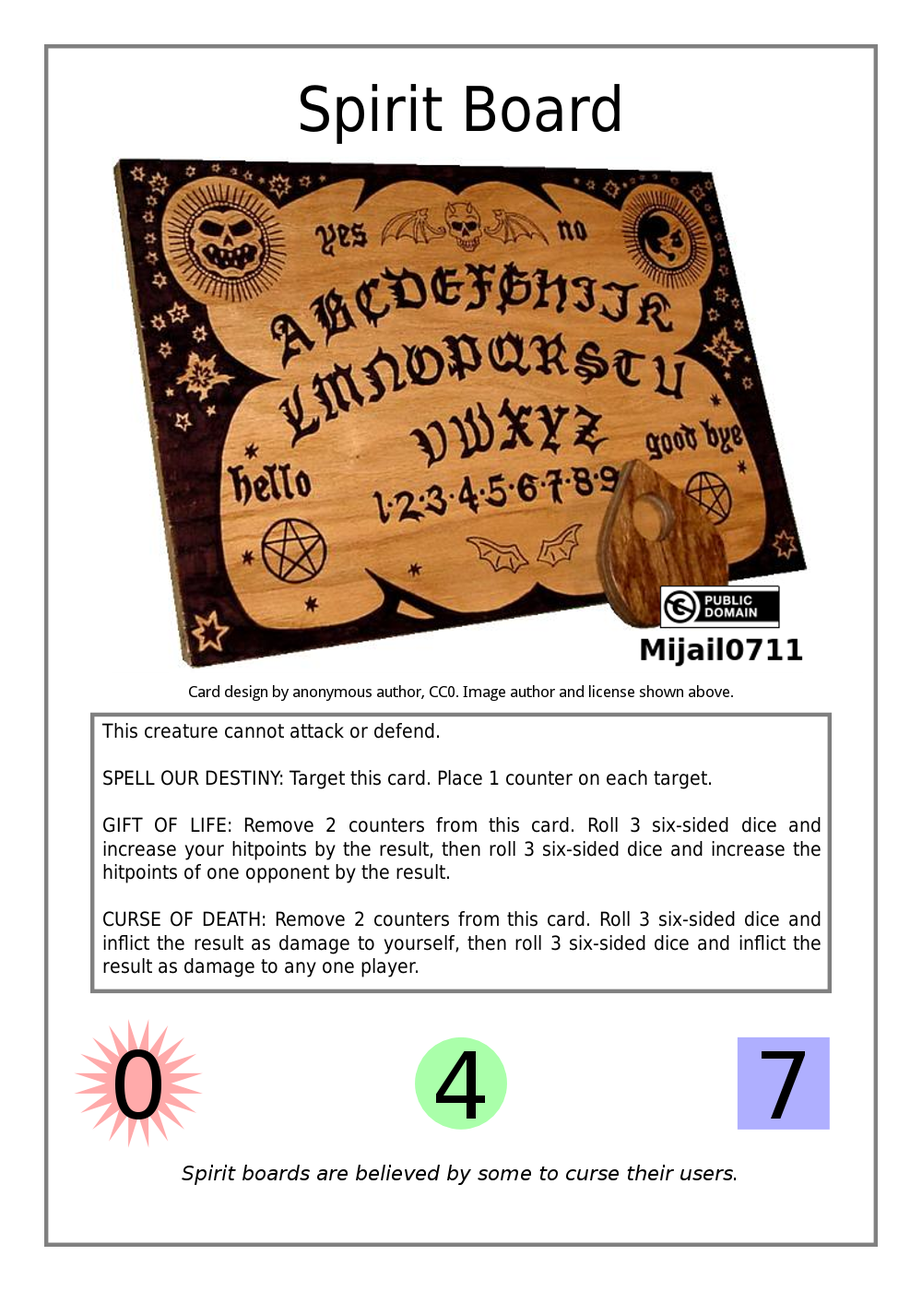
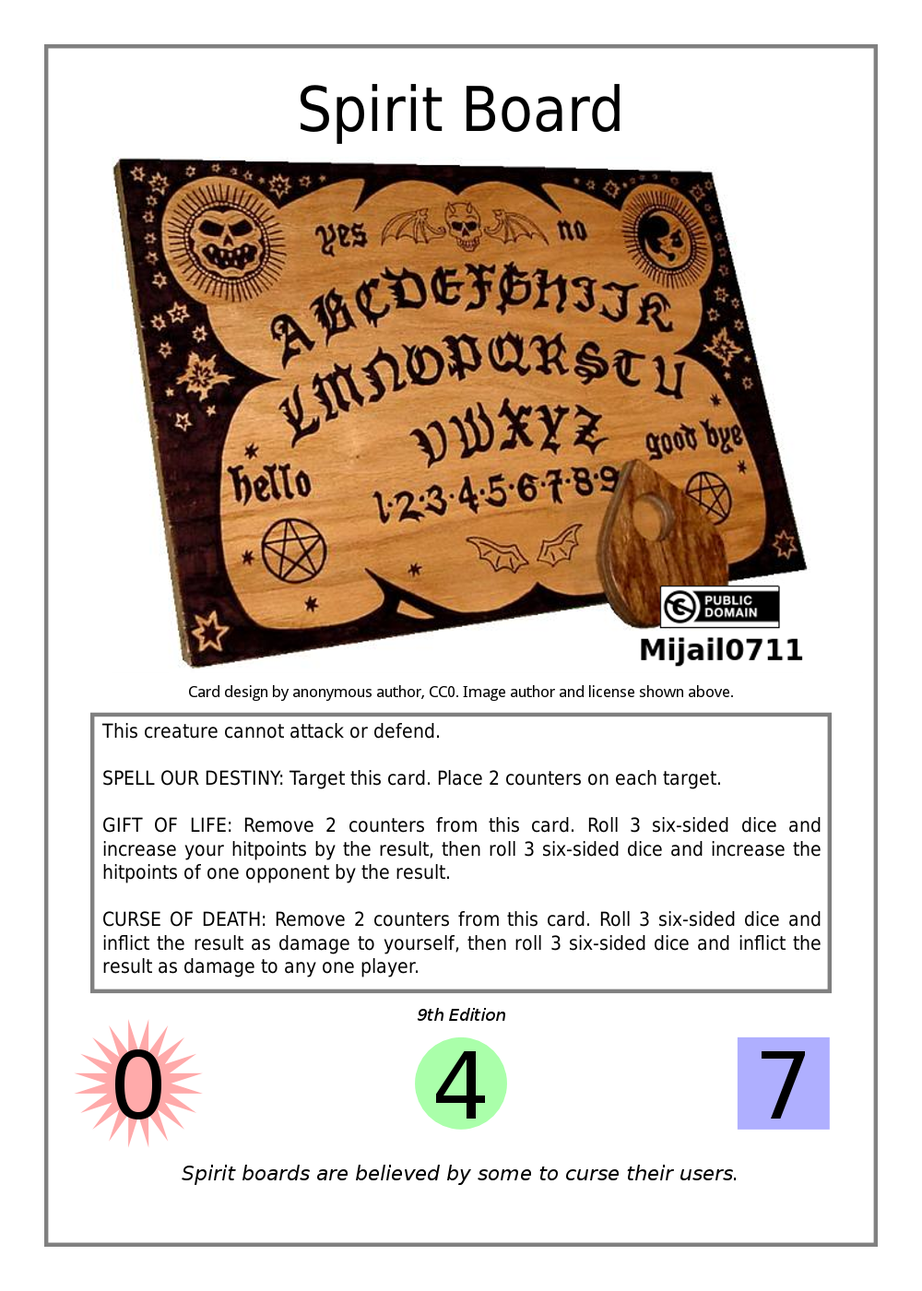
The second (922, 1291) image is a revision of the first. Changes to its layers:
added layer "Edition Indicator" above "Defense" over [416, 1008, 506, 1022]
painted on "Effect Text" over [489, 770, 721, 790]
